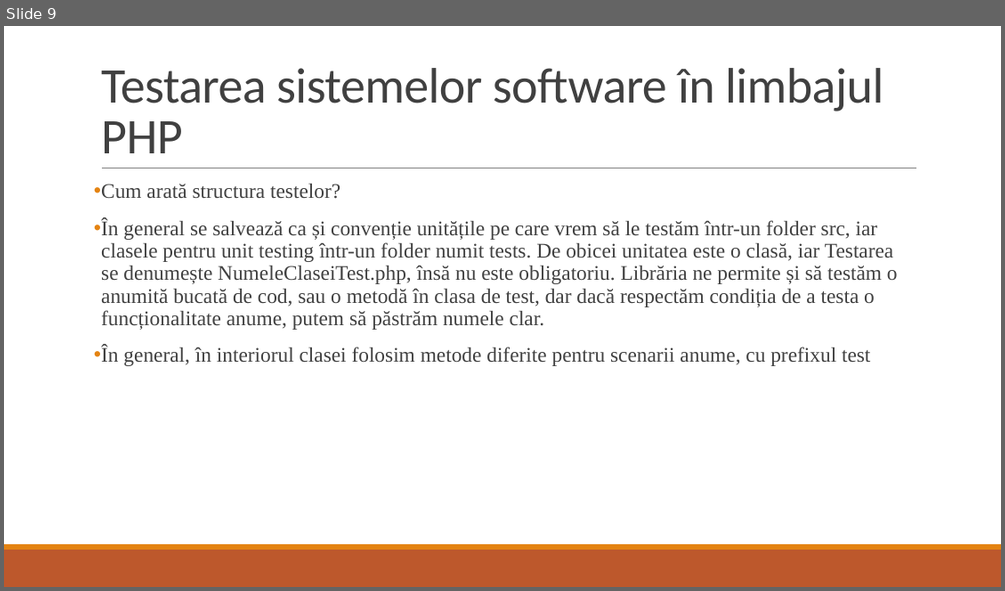
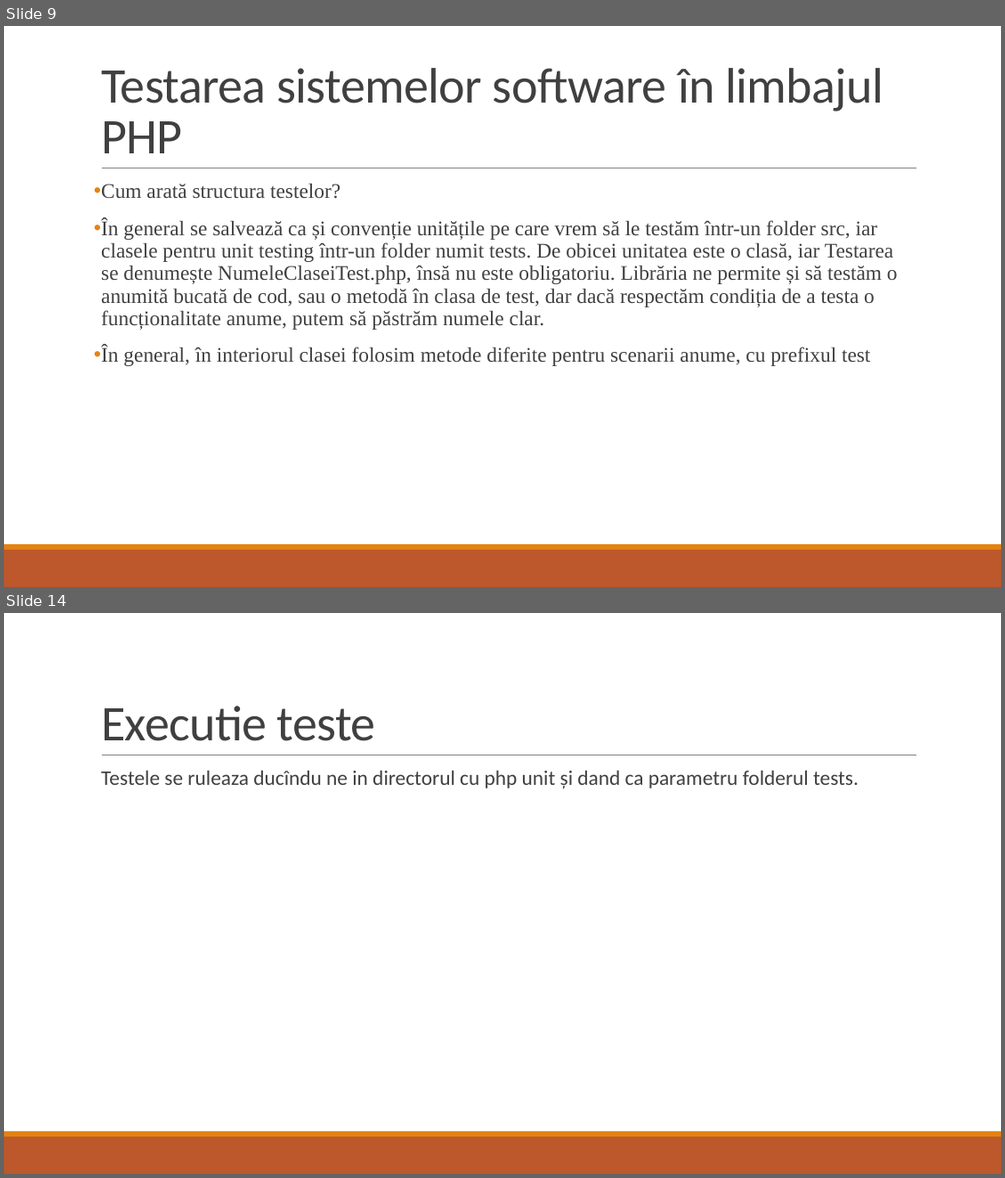
Before and after one commit to vladth01/Tema_5_TSS_Gavrila_Vlad-Theodor_si_Dorian_Istrate, a slide deck: Tema 5.pptx. Shown one above the other, each under a label of ours: slide 9 before the commit, slides 9 and 14 after it; the slides between them are not shown. The pictures are 1005x591 and 1005x1178 pixels, drawn with LibreOffice and Linux fonts; fonts in the diff are those of the drawing. Boxes give left, top, right and bottom in pixels: in the first picture for what was removed or moved away, otherwise in the second. Text is boxed around its words. In the diff, an @@ line names an element or a change of style, - is before the commit and + after.

```diff
--- a/Tema 5.pptx
+++ b/Tema 5.pptx
@@ slide 14 added at (4,613,1001,1174), background #FFFFFF; not listed: 3 template elements that a slide beside it also shows @@
@@ title added at (101,706,376,741), 48 pt, text #404040 @@
+Executie teste
@@ text added at (101,771,858,789), 20 pt, text #404040 @@
+  Testele se ruleaza ducîndu ne in directorul cu php unit și dand ca parametru folderul tests.
```
Also in this commit, not shown: 5 other slides added, 4 other files.
